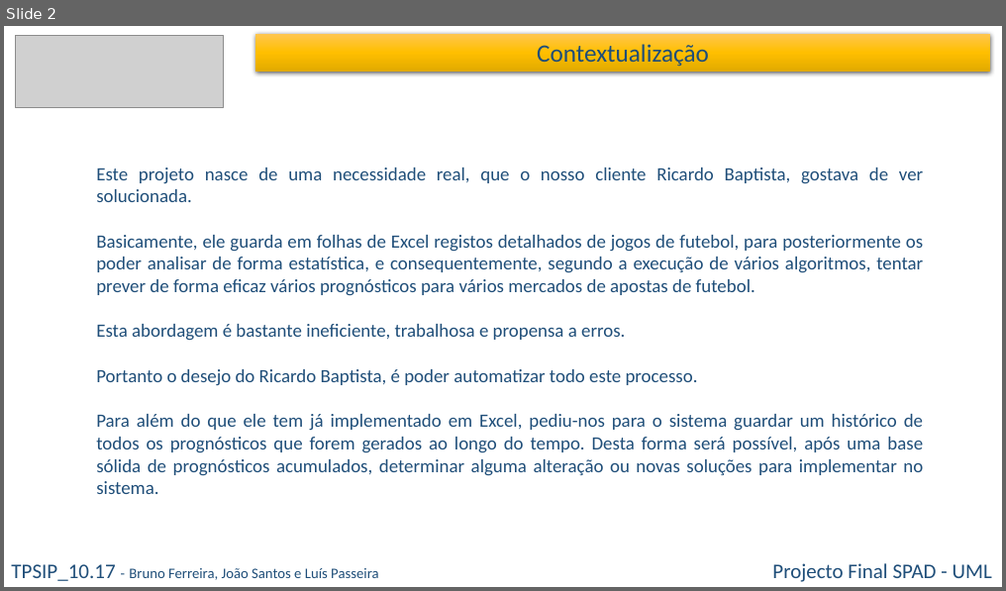
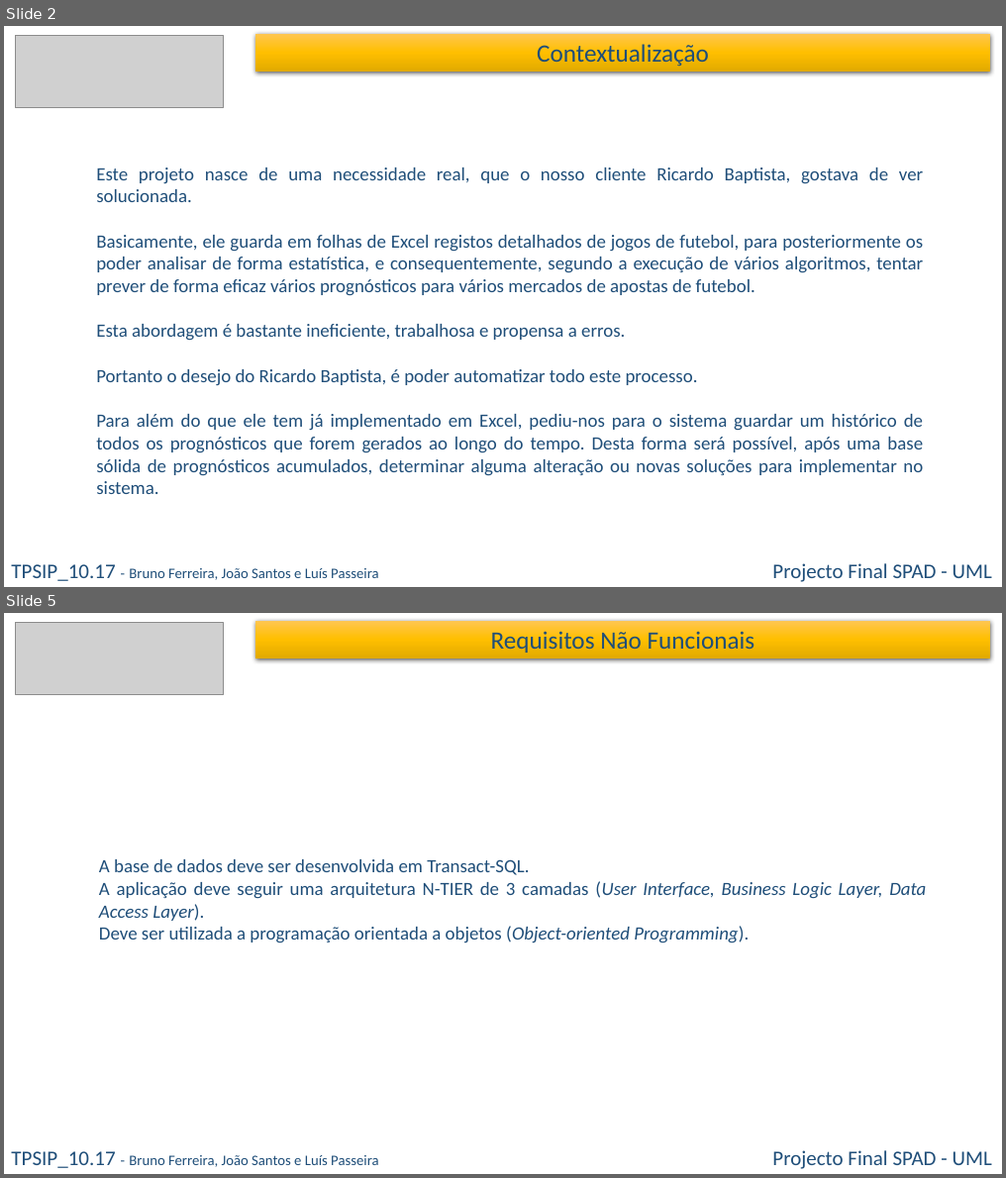
Before and after one commit to bmiguelmf/WizBall, a slide deck: 04 - Docs/01 - Project Manager/08 - UML/00 - Apresentação UML/UML Grupo 3.pptx. Shown one above the other, each under a label of ours: slide 2 before the commit, slides 2 and 5 after it; the slides between them are not shown. The pictures are 1006x591 and 1006x1178 pixels, drawn with LibreOffice and Linux fonts; fonts in the diff are those of the drawing; grey boxes stand for pictures. Boxes give left, top, right and bottom in pixels: in the first picture for what was removed or moved away, otherwise in the second. Text is boxed around its words. In the diff, an @@ line names an element or a change of style, - is before the commit and + after.

```diff
--- a/04 - Docs/01 - Project Manager/08 - UML/00 - Apresentação UML/UML Grupo 3.pptx
+++ b/04 - Docs/01 - Project Manager/08 - UML/00 - Apresentação UML/UML Grupo 3.pptx
@@ slide 5 added at (4,613,1002,1174), background #FFFFFF @@
@@ picture added at (16,623,224,694) @@
@@ rectangle added at (255,621,991,658), fill gradient #FFC752 to #FFC000 to #E3AB00, 24 pt, text #1F4E79 @@
+Requisitos Não Funcionais
@@ text added at (99,860,926,944), 18 pt, text #1F4E79 @@
+A base de dados deve ser desenvolvida em Transact-SQL.
+A aplicação deve seguir uma arquitetura N-TIER de 3 camadas (User Interface, Business Logic Layer, Data Access Layer).
+Deve ser utilizada a programação orientada a objetos (Object-oriented Programming).
@@ text added at (11,1152,378,1168), 14 pt, text #1F4E79 @@
+TPSIP_10.17 - Bruno Ferreira, João Santos e Luís Passeira
@@ text added at (772,1151,992,1169), 20 pt, text #1F4E79 @@
+Projecto Final SPAD - UML
```
Also in this commit, not shown: 2 slides changed, 14 other slides added, 16 other files.
